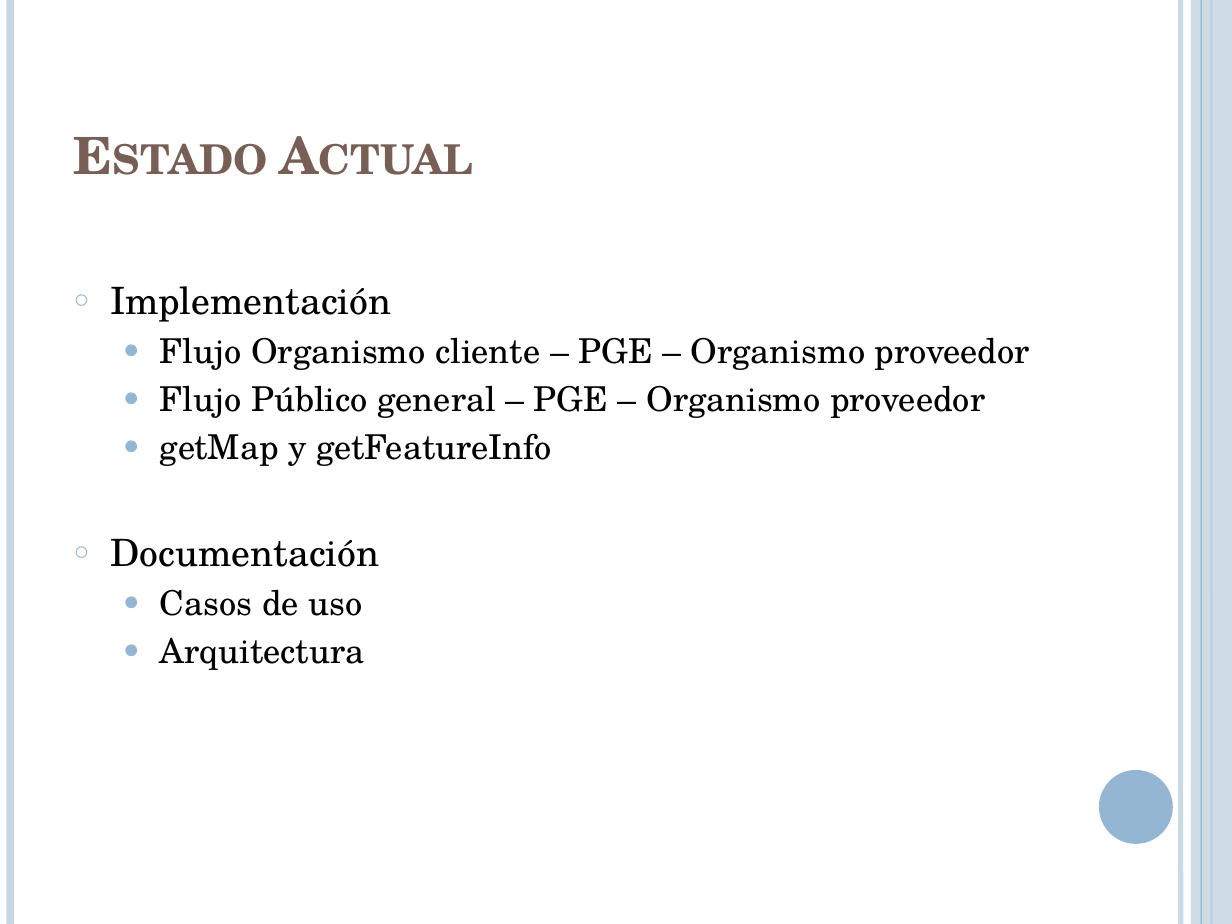
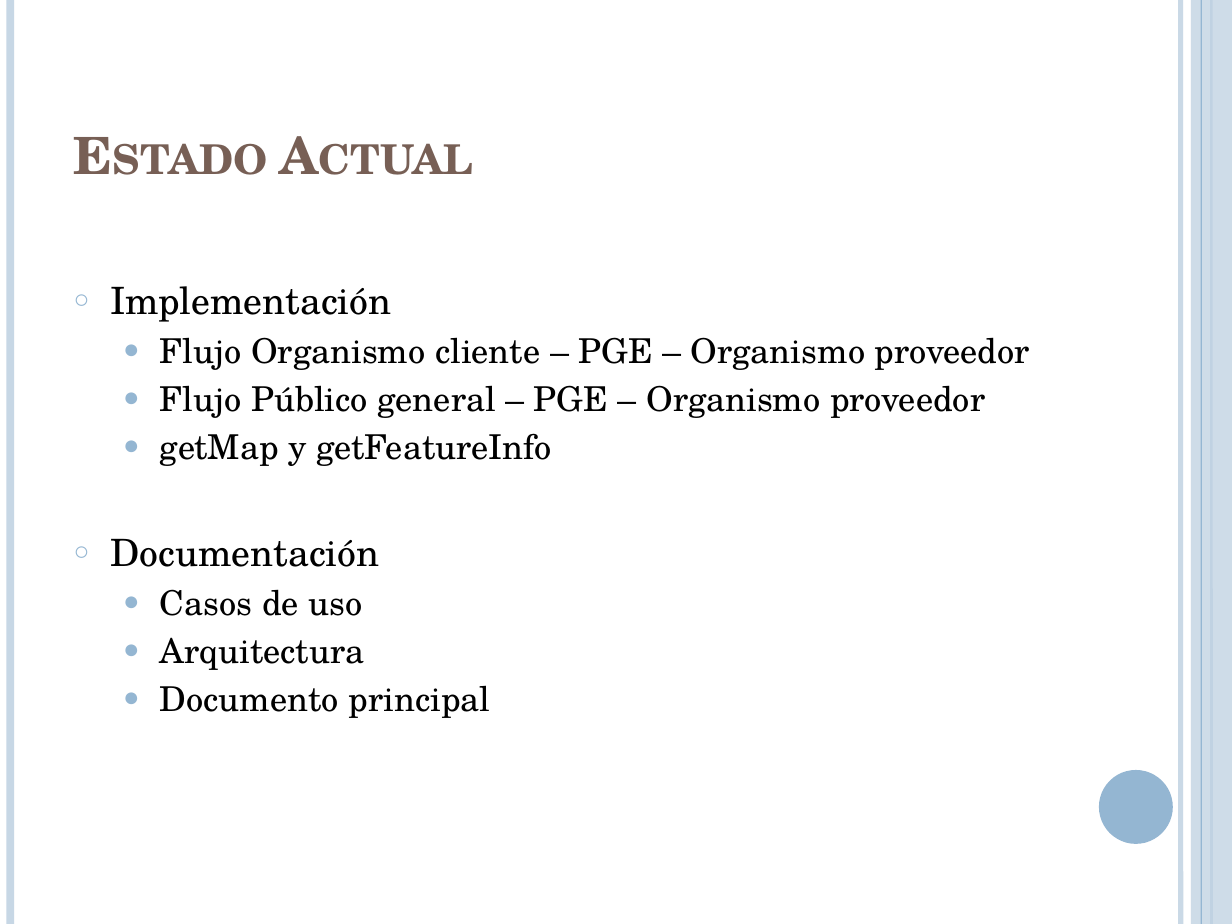
Before and after one commit to lcpaso1/integracion-gis-pge, a slide deck: slide 17 of Presentacion.pptx (slide 13 before the commit). Drawn at 1232x924 pixels with LibreOffice and Linux fonts; fonts in the diff are those of the drawing. Boxes give left, top, right and bottom in pixels: in the first picture for what was removed or moved away, otherwise in the second. Text is boxed around its words. In the diff, an @@ line names an element or a change of style, - is before the commit and + after.

```diff
--- a/Presentacion.pptx
+++ b/Presentacion.pptx
@@ text at (160, 685, 491, 718): paragraph added @@
+  ● Documento principal
```
Also in this commit, not shown: 6 other slides changed, 5 slides added, 3 other files.
